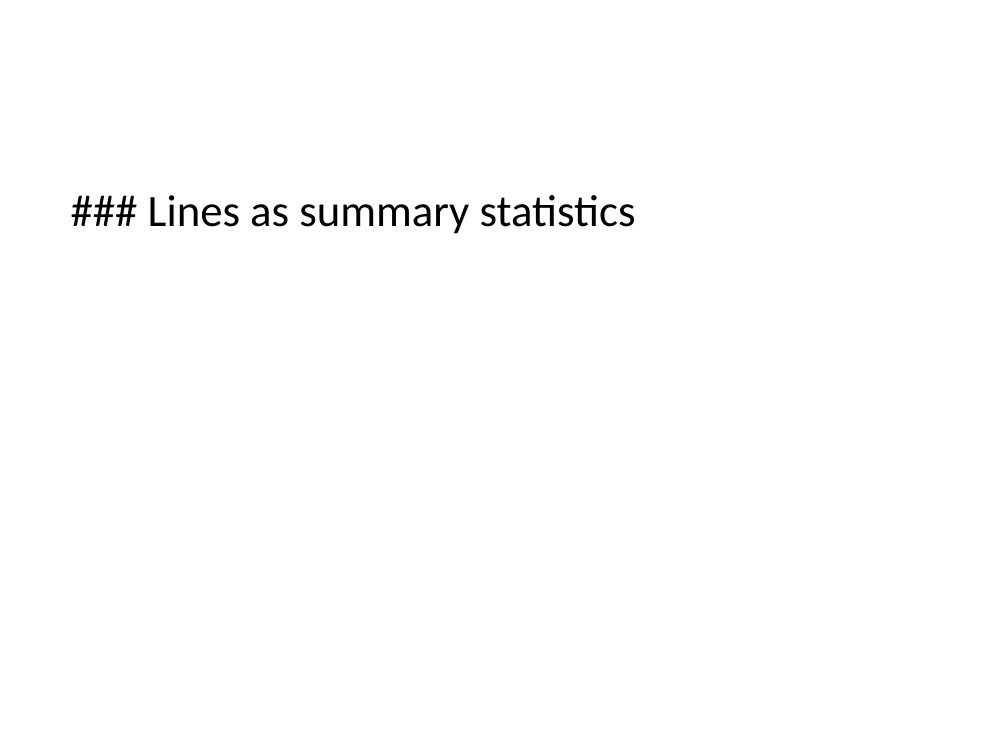
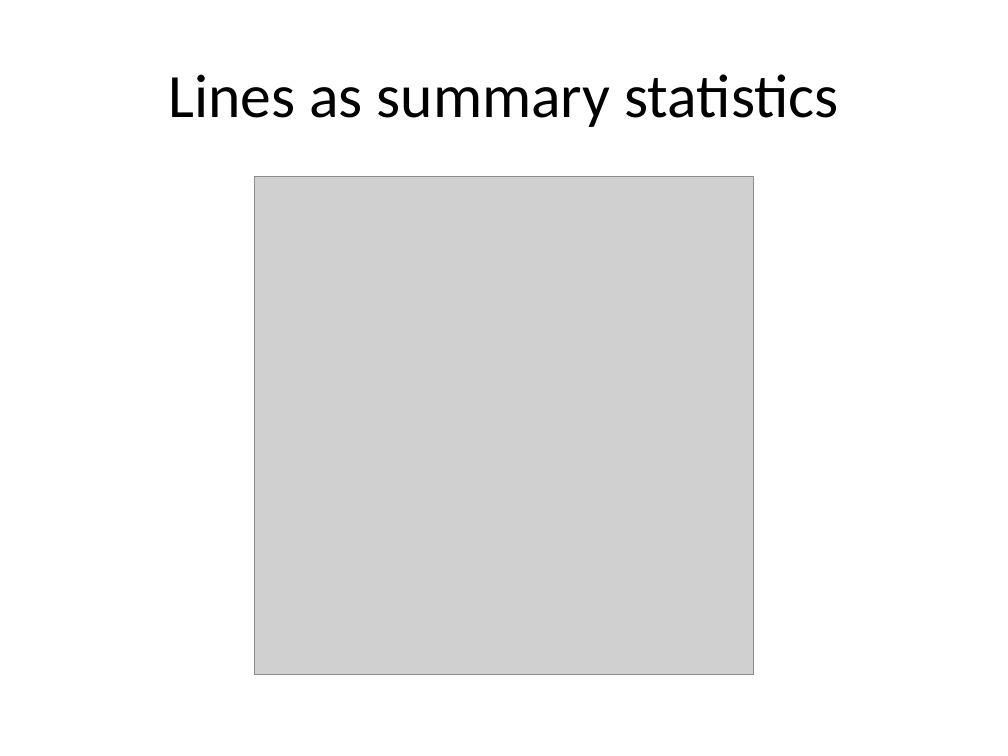
Before and after one commit to pmean/data-visualization, a slide deck: slide 27 of data-viz-03/src/data-visualization-03-lines.pptx. Drawn at 1008x756 pixels with LibreOffice and Linux fonts; fonts in the diff are those of the drawing; grey boxes stand for pictures. Boxes give left, top, right and bottom in pixels: in the first picture for what was removed or moved away, otherwise in the second. Text is boxed around its words. In the diff, an @@ line names an element or a change of style, - is before the commit and + after.

```diff
--- a/data-viz-03/src/data-visualization-03-lines.pptx
+++ b/data-viz-03/src/data-visualization-03-lines.pptx
@@ title "Lines as summary statistics" at box(168, 74, 838, 127): vertical alignment top to middle @@
@@ title at box(168, 74, 838, 127): text changed; size 32 to 44 pt @@
-### Lines as summary statistics
+Lines as summary statistics
@@ picture added at box(255, 176, 753, 674) @@
```
Also in this commit, not shown: 17 other slides changed, 1 slide added, 4 slides removed, 44 other files.
